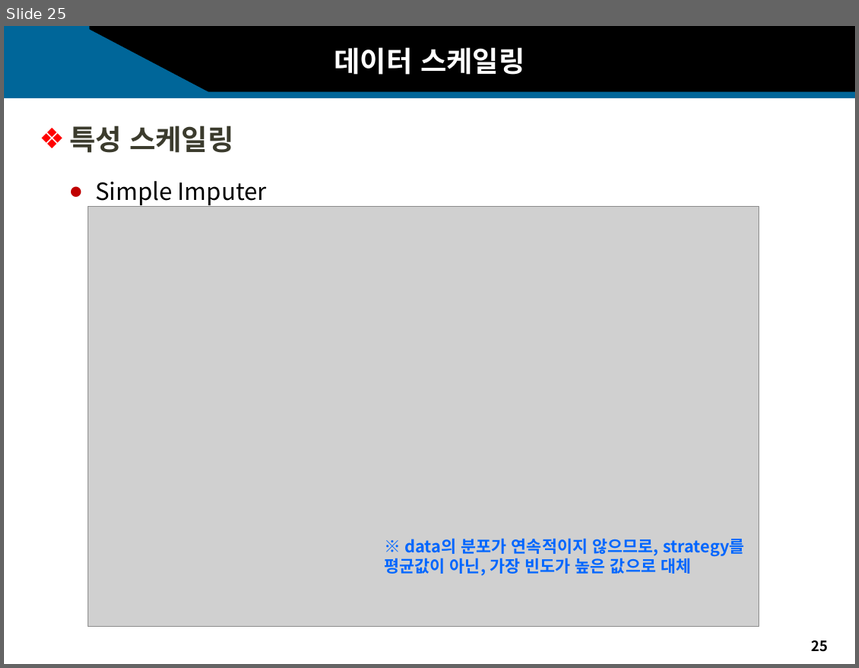
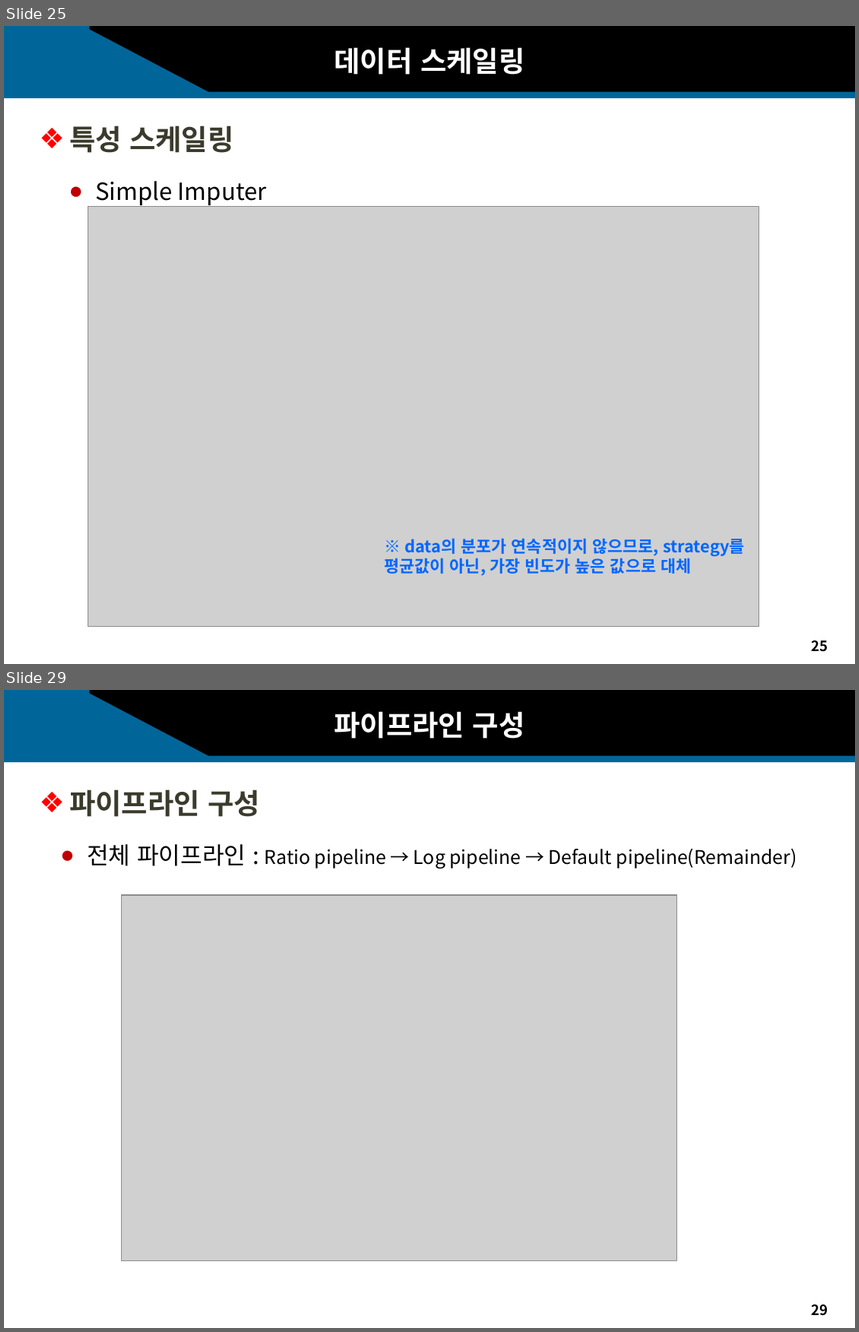
Before and after one commit to sakura09040904/Portfolio, a slide deck: 2. 1학년2학기/1. 어프렌티스 프로젝트/11주차_기말프로젝트/11주차_과제_발표자료.pptx. Shown one above the other, each under a label of ours: slide 25 before the commit, slides 25 and 29 after it; the slides between them are not shown. The pictures are 859x668 and 859x1332 pixels, drawn with LibreOffice and Linux fonts; fonts in the diff are those of the drawing; grey boxes stand for pictures; background and template pictures are left out. Boxes give left, top, right and bottom in pixels: in the first picture for what was removed or moved away, otherwise in the second. Text is boxed around its words. In the diff, an @@ line names an element or a change of style, - is before the commit and + after.

```diff
--- a/2. 1학년2학기/1. 어프렌티스 프로젝트/11주차_기말프로젝트/11주차_과제_발표자료.pptx
+++ b/2. 1학년2학기/1. 어프렌티스 프로젝트/11주차_기말프로젝트/11주차_과제_발표자료.pptx
@@ slide 29 added at (4, 690, 855, 1328), background #FFFFFF; not listed: 5 template elements that a slide beside it also shows @@
@@ text added at (335, 711, 525, 739), 24 pt, text #FFFFFF, bold @@
+파이프라인 구성
@@ text added at (69, 790, 260, 817), 24 pt, text #3B3B2D, bold @@
+❖ 파이프라인 구성
@@ text added at (87, 844, 797, 869), 16 pt, text #000000 @@
+● 전체 파이프라인 : Ratio pipeline → Log pipeline → Default pipeline(Remainder)
@@ picture added at (122, 895, 677, 1262) @@
```
Also in this commit, not shown: 3 slides changed, 6 other slides added, 1 other file.
